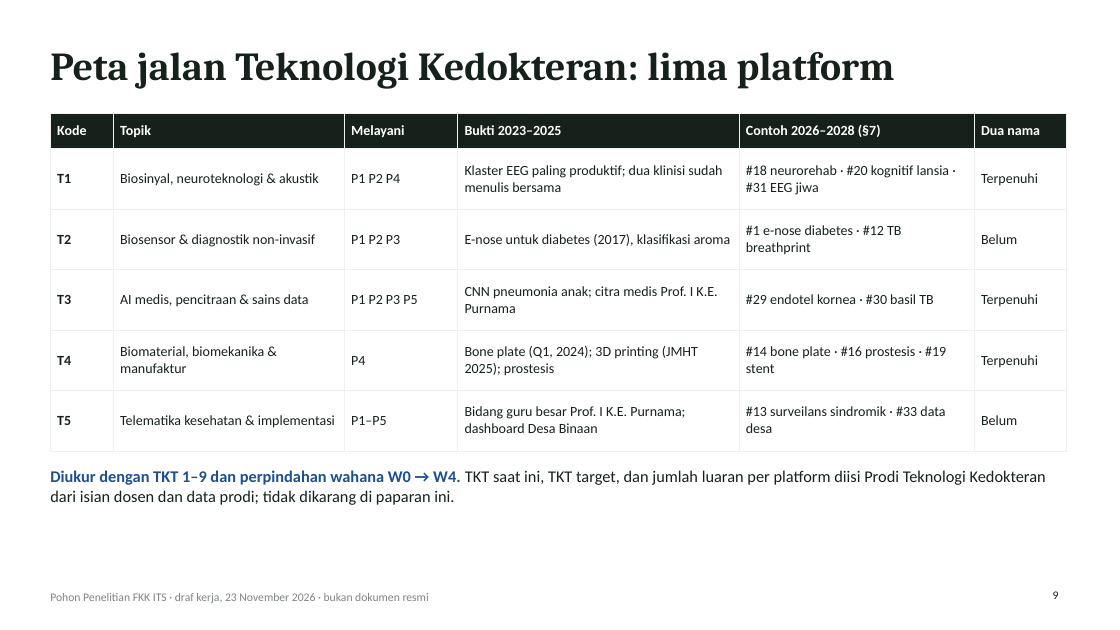
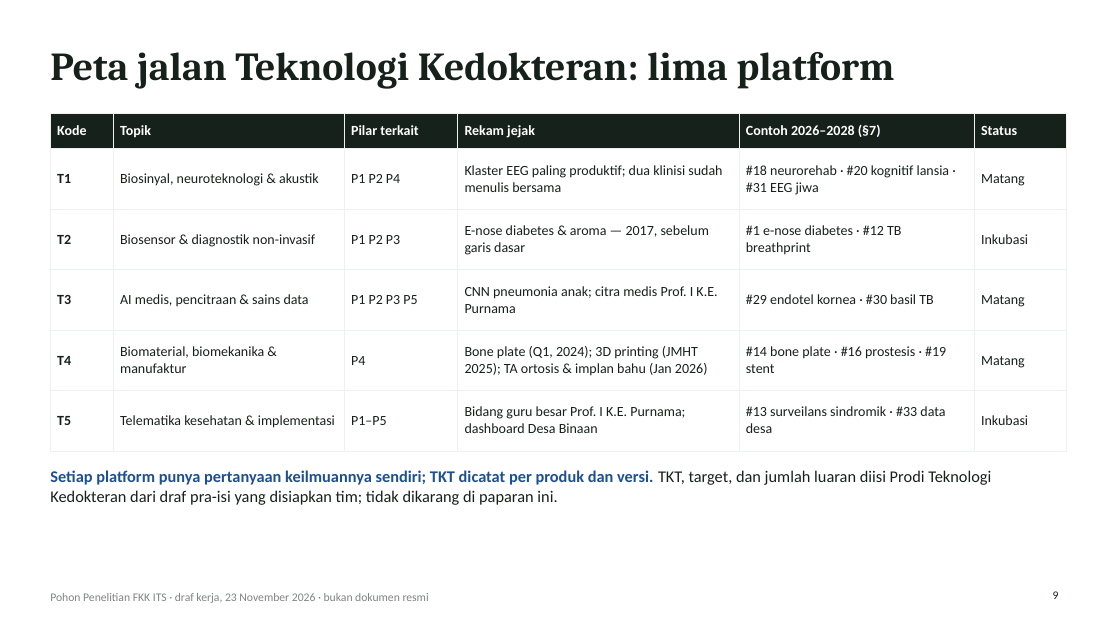
Before and after one commit to anakwirayuda-eng/desa-binaan-dashboard, a slide deck: slide 9 of output/PAPARAN_POHON_PENELITIAN_FKK_ITS.pptx. Drawn at 1120x630 pixels with LibreOffice and Linux fonts; fonts in the diff are those of the drawing. Boxes give left, top, right and bottom in pixels: in the first picture for what was removed or moved away, otherwise in the second. Text is boxed around its words. In the diff, an @@ line names an element or a change of style, - is before the commit and + after.

```diff
--- a/output/PAPARAN_POHON_PENELITIAN_FKK_ITS.pptx
+++ b/output/PAPARAN_POHON_PENELITIAN_FKK_ITS.pptx
@@ table at box(50, 113, 1067, 437) @@
-row 1: Kode | Topik | Melayani | Bukti 2023–2025 | Contoh 2026–2028 (§7) | Dua nama
+row 1: Kode | Topik | Pilar terkait | Rekam jejak | Contoh 2026–2028 (§7) | Status
-row 2, column 6: Terpenuhi
+row 2, column 6: Matang
-row 3, column 4: E-nose untuk diabetes (2017), klasifikasi aroma
+row 3, column 4: E-nose diabetes & aroma — 2017, sebelum garis dasar
-row 3, column 6: Belum
+row 3, column 6: Inkubasi
-row 4, column 6: Terpenuhi
+row 4, column 6: Matang
-row 5, column 4: Bone plate (Q1, 2024); 3D printing (JMHT 2025); prostesis
+row 5, column 4: Bone plate (Q1, 2024); 3D printing (JMHT 2025); TA ortosis & implan bahu (Jan 2026)
-row 5, column 6: Terpenuhi
+row 5, column 6: Matang
-row 6, column 6: Belum
+row 6, column 6: Inkubasi
@@ text at box(50, 470, 991, 505): text changed @@
-Diukur dengan TKT 1–9 dan perpindahan wahana W0 → W4. TKT saat ini, TKT target, dan jumlah luaran per platform diisi Prodi Teknologi Kedokteran dari isian dosen dan data prodi; tidak dikarang di paparan ini.
+Setiap platform punya pertanyaan keilmuannya sendiri; TKT dicatat per produk dan versi. TKT, target, dan jumlah luaran diisi Prodi Teknologi Kedokteran dari draf pra-isi yang disiapkan tim; tidak dikarang di paparan ini.
```
Also in this commit, not shown: 5 other slides changed, 5 slides added, 1 slide removed, 16 other files.
